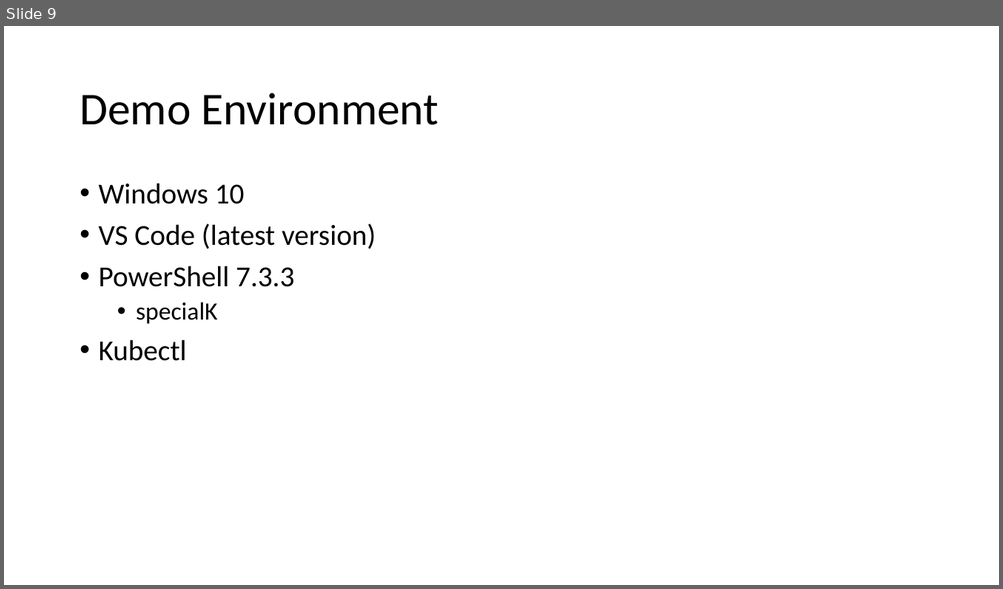
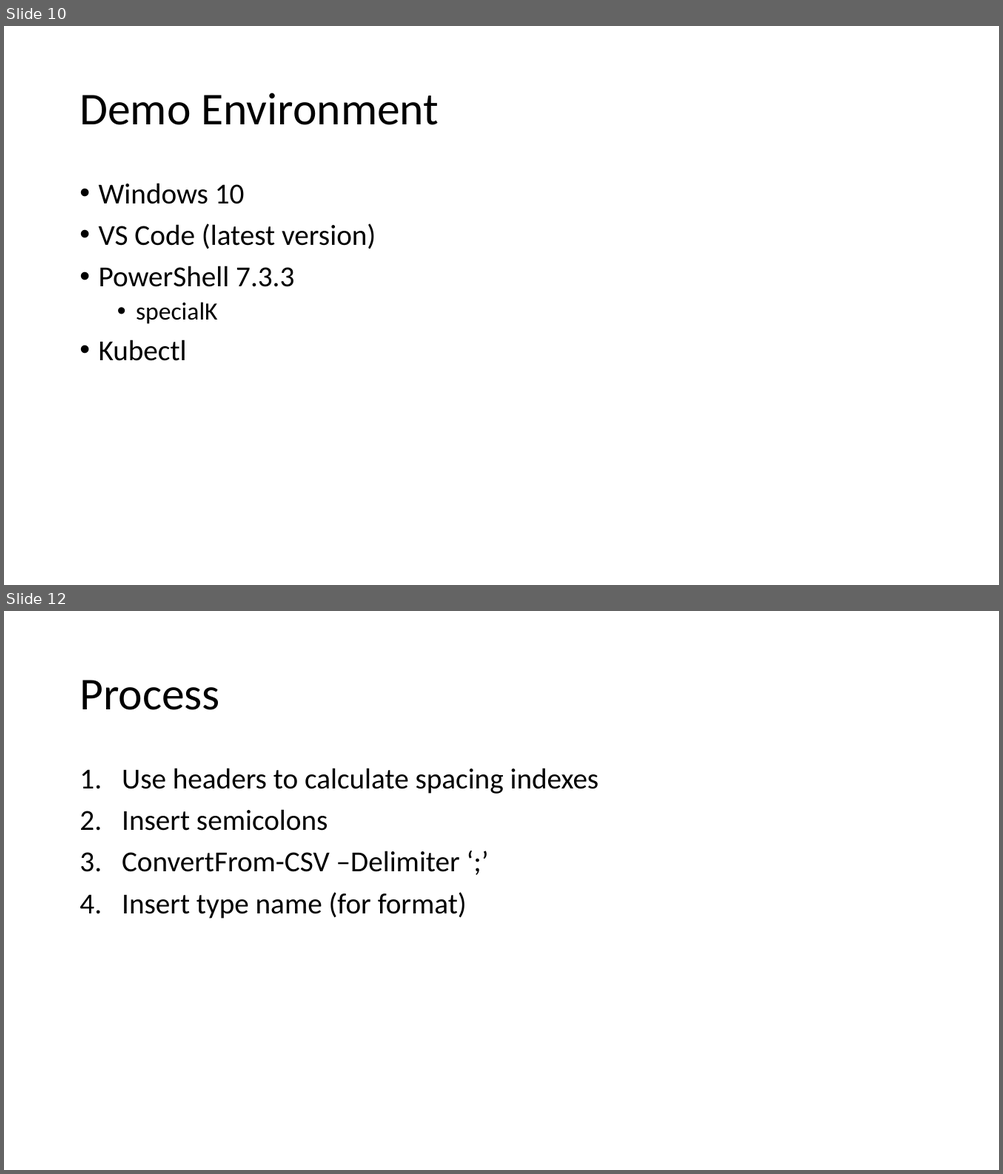
Before and after one commit to ThePoShWolf/Sessions, a slide deck: 2023-04-27 - Making Kubectl PowerShell friendly/PowerShell Summit 2023 - Making Kubectl PowerShell friendly.pptx. Shown one above the other, each under a label of ours: slide 9 before the commit, slides 10 and 12 after it; the slides between them are not shown. The pictures are 1003x589 and 1003x1174 pixels, drawn with LibreOffice and Linux fonts; fonts in the diff are those of the drawing; background and template pictures are left out. Boxes give left, top, right and bottom in pixels: in the first picture for what was removed or moved away, otherwise in the second. Text is boxed around its words. In the diff, an @@ line names an element or a change of style, - is before the commit and + after.

```diff
--- a/2023-04-27 - Making Kubectl PowerShell friendly/PowerShell Summit 2023 - Making Kubectl PowerShell friendly.pptx
+++ b/2023-04-27 - Making Kubectl PowerShell friendly/PowerShell Summit 2023 - Making Kubectl PowerShell friendly.pptx
@@ slide 12 added at bbox=[4, 611, 999, 1170], background picture (left out) @@
@@ title added at bbox=[79, 680, 220, 710], 44 pt, text #000000 @@
+Process
@@ text added at bbox=[122, 768, 599, 919], 28 pt, text #000000 @@
+1. Use headers to calculate spacing indexes
+2. Insert semicolons
+3. ConvertFrom-CSV –Delimiter ‘;’
+4. Insert type name (for format)
@@ what was slide 9 is now slide 10 @@
```
Also in this commit, not shown: 1 slide changed, 4 other slides added.
